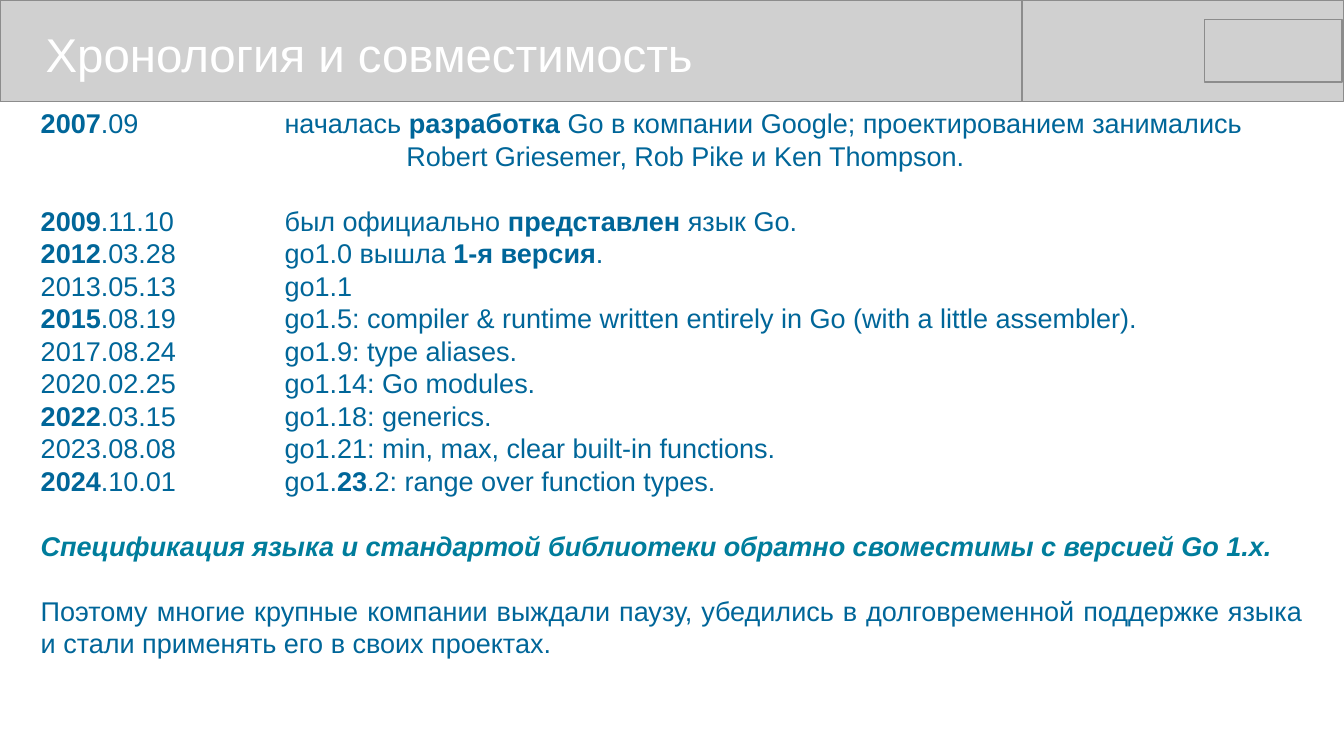
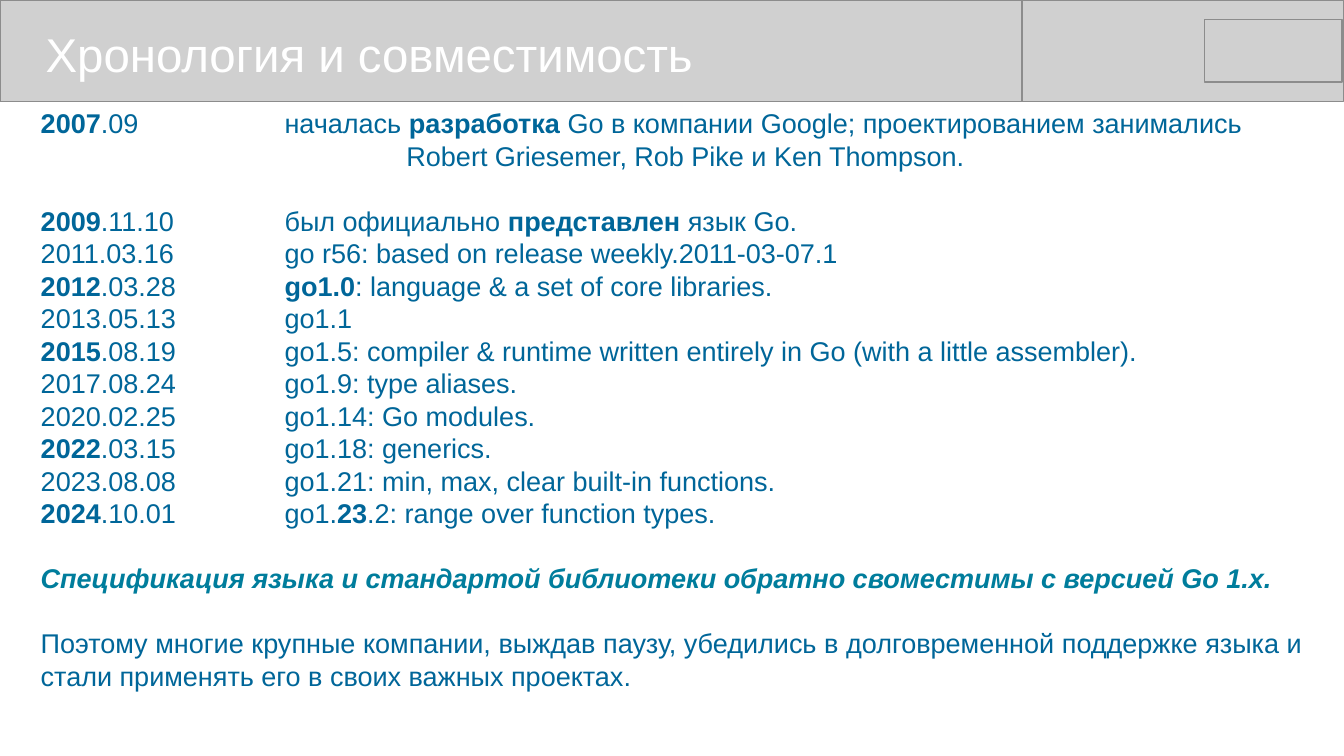
Before and after one commit to mike-shock/Go_language, a slide deck: slide 5 of Go_Intro.odp. Drawn at 1344x756 pixels with LibreOffice and Linux fonts; fonts in the diff are those of the drawing; grey boxes stand for pictures. Boxes give left, top, right and bottom in pixels: in the first picture for what was removed or moved away, otherwise in the second. Text is boxed around its words. In the diff, an @@ line names an element or a change of style, - is before the commit and + after.

```diff
--- a/Go_Intro.odp
+++ b/Go_Intro.odp
@@ text at [285,243,838,301]: text changed @@
-2012.03.28 go1.0 вышла 1-я версия.
+2011.03.16 go r56: based on release weekly.2011-03-07.1
+2012.03.28 go1.0: language & a set of core libraries.
@@ text at [41,633,1302,691]: text changed @@
-Поэтому многие крупные компании выждали паузу, убедились в долговременной поддержке языка и стали применять его в своих проектах.
+Поэтому многие крупные компании, выждав паузу, убедились в долговременной поддержке языка и стали применять его в своих важных проектах.
```
Also in this commit, not shown: 13 other slides changed.
